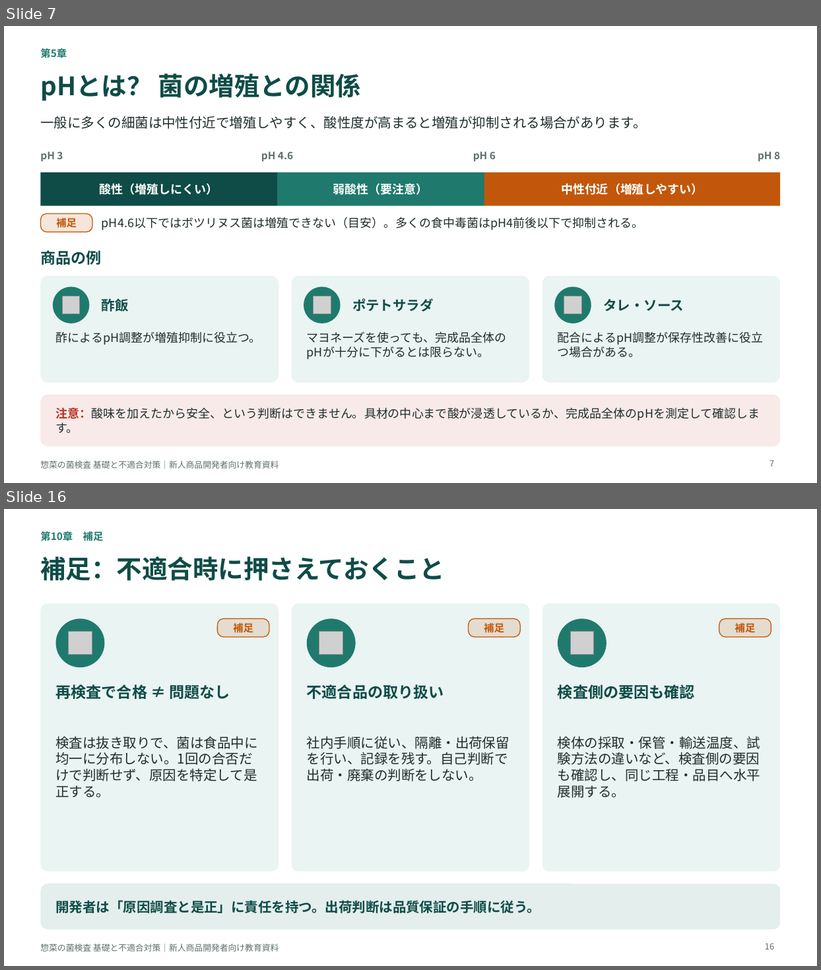
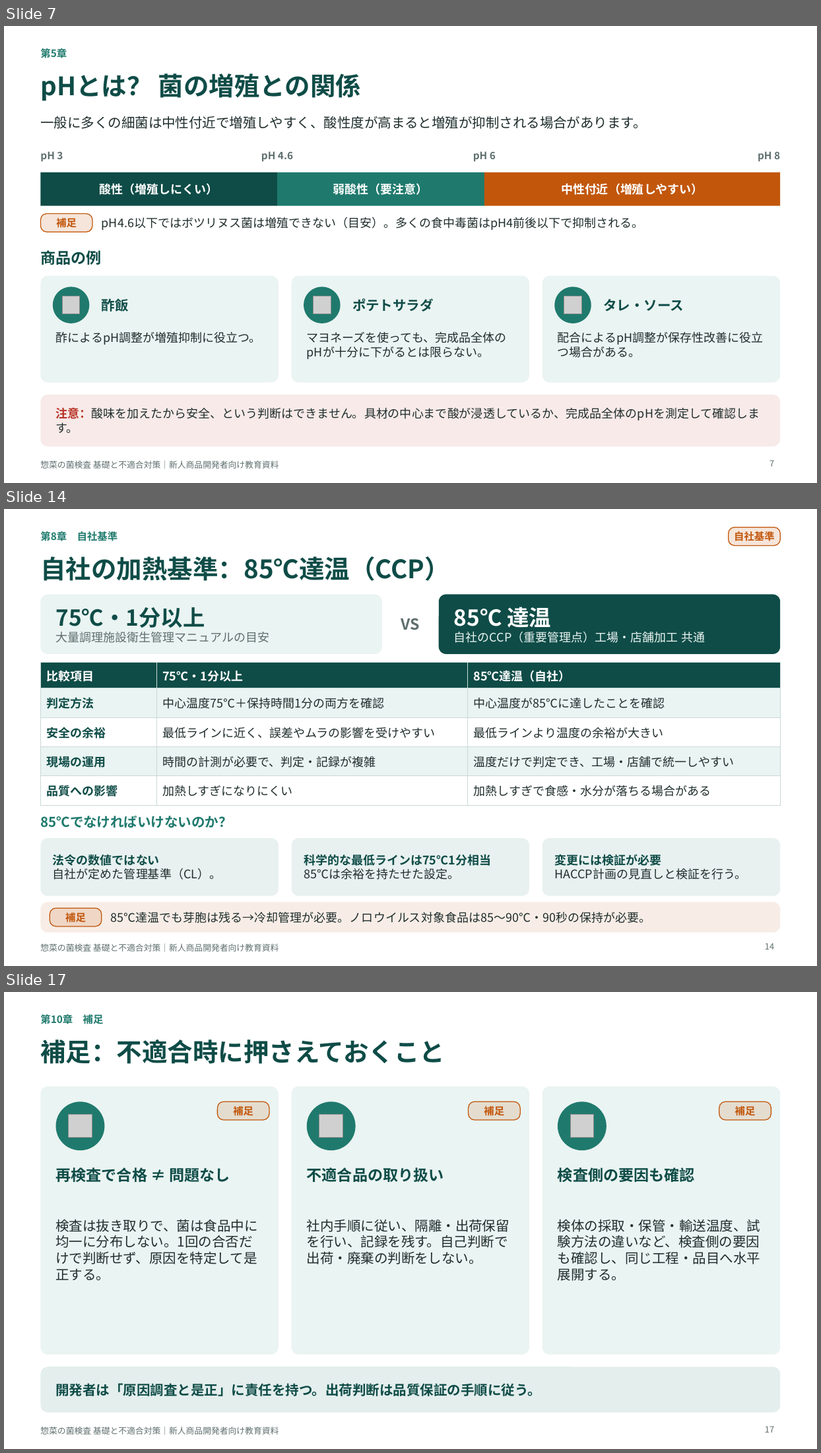
Before and after one commit to tanakashuhei-dotcom/shuhei0208, a slide deck: 菌検査教育資料.pptx. Shown one above the other, each under a label of ours: slides 7 and 16 before the commit, slides 7, 14 and 17 after it; the slides between them are not shown. The pictures are 821x970 and 821x1453 pixels, drawn with LibreOffice and Linux fonts; fonts in the diff are those of the drawing; grey boxes stand for pictures. Boxes give left, top, right and bottom in pixels: in the first picture for what was removed or moved away, otherwise in the second. Text is boxed around its words. In the diff, an @@ line names an element or a change of style, - is before the commit and + after.

```diff
--- a/菌検査教育資料.pptx
+++ b/菌検査教育資料.pptx
@@ slide 14 added at <box>4,509,817,966</box>, background #FFFFFF; not listed: 1 template element that a slide beside it also shows @@
@@ rounded rectangle added at <box>729,527,781,545</box>, fill #C2570C at 15% opacity, outline #C2570C 1 pt, 12 pt, text #C2570C, bold @@
+自社基準
@@ text added at <box>40,531,118,541</box>, 12 pt, text #1F7A6D, bold @@
+第8章 自社基準
@@ title added at <box>40,557,450,581</box>, 30 pt, text #0F4C47, bold @@
+自社の加熱基準：85℃達温（CCP）
@@ rounded rectangle added at <box>40,594,382,654</box>, fill #EAF4F2 @@
@@ text added at <box>56,607,270,643</box>, 14 pt, text #5F6F6E @@
+75℃・1分以上
+大量調理施設衛生管理マニュアルの目安
@@ rounded rectangle added at <box>439,594,781,654</box>, fill #0F4C47 @@
@@ text added at <box>454,607,705,643</box>, 14 pt, text #EAF4F2 @@
+85℃ 達温
+自社のCCP（重要管理点）工場・店舗加工 共通
@@ text added at <box>401,618,420,630</box>, 18 pt, text #5F6F6E, bold @@
+VS
@@ table added at <box>40,663,781,799</box>, 5 rows, 3 columns @@
+比較項目 | 75℃・1分以上 | 85℃達温（自社）
+判定方法 | 中心温度75℃＋保持時間1分の両方を確認 | 中心温度が85℃に達したことを確認
+安全の余裕 | 最低ラインに近く、誤差やムラの影響を受けやすい | 最低ラインより温度の余裕が大きい
+現場の運用 | 時間の計測が必要で、判定・記録が複雑 | 温度だけで判定でき、工場・店舗で統一しやすい
+品質への影響 | 加熱しすぎになりにくい | 加熱しすぎで食感・水分が落ちる場合がある
@@ text added at <box>40,816,232,828</box>, 16 pt, text #1F7A6D, bold @@
+85℃でなければいけないのか？
@@ rounded rectangle added at <box>40,838,279,896</box>, fill #1F7A6D at 10% opacity @@
@@ rounded rectangle added at <box>291,838,529,896</box>, fill #1F7A6D at 10% opacity @@
@@ rounded rectangle added at <box>543,838,781,896</box>, fill #1F7A6D at 10% opacity @@
@@ text added at <box>53,854,221,880</box>, 14 pt, text #1F2D2C @@
+法令の数値ではない
+自社が定めた管理基準（CL）。
@@ text added at <box>304,854,491,880</box>, 14 pt, text #0F4C47, bold @@
+科学的な最低ラインは75℃1分相当
+85℃は余裕を持たせた設定。
@@ text added at <box>554,854,746,880</box>, 14 pt, text #1F2D2C @@
+変更には検証が必要
+HACCP計画の見直しと検証を行う。
@@ rounded rectangle added at <box>40,902,781,933</box>, fill #C2570C at 10% opacity @@
@@ rounded rectangle added at <box>50,908,102,927</box>, fill #C2570C at 15% opacity, outline #C2570C 1 pt, 12 pt, text #C2570C, bold @@
+補足
@@ text added at <box>111,912,651,923</box>, 14 pt, text #1F2D2C @@
+85℃達温でも芽胞は残る→冷却管理が必要。ノロウイルス対象食品は85〜90℃・90秒の保持が必要。
@@ page number added at <box>765,943,774,950</box>, 10 pt, text #5F6F6E @@
+14
@@ what was slide 16 is now slide 17 @@
@@ page number at <box>765,1426,774,1433</box>: text changed @@
-16
+17
```
Also in this commit, not shown: 19 slides changed.
